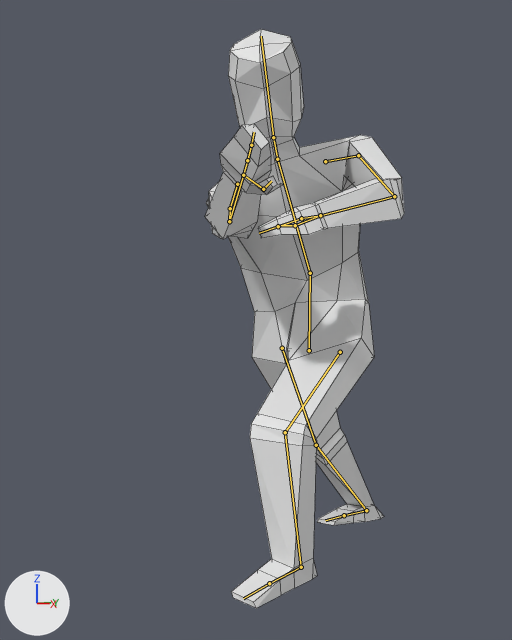
Renders of the Blender file MoodyPixel3D/Assets/Elements/Humanoid/humanoid.blend from each side of a commit.
Camera for both pictures: a 50 mm lens placed at (9.67, -10.32, 4.95), pointed at (0.0, -1.73, 4.47). Arrows for +X, +Y and +Z are at lower left; the lights stay in place. Both versions are drawn at frame 0 of the action 'PostAttack'; the numbers are the values there. The bones that bend it are drawn over the model as lines. Mesh edges are drawn as thin lines.

The first picture shows 'Dude'.
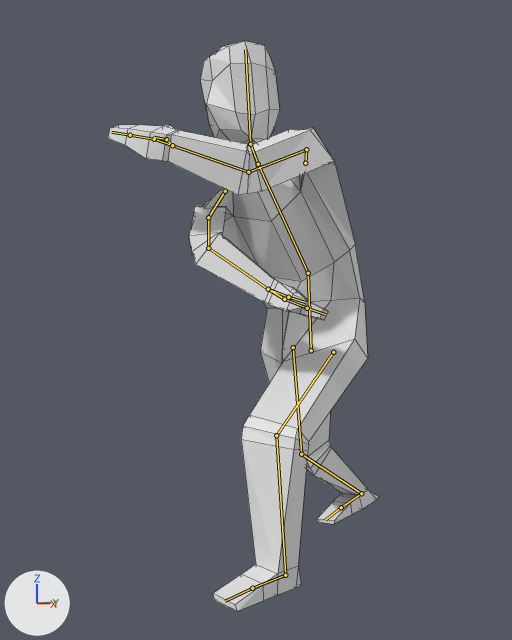
The change, as a diff of the scene's bpy script:
```diff
--- a/MoodyPixel3D/Assets/Elements/Humanoid/humanoid.blend.py
+++ b/MoodyPixel3D/Assets/Elements/Humanoid/humanoid.blend.py
@@ bone_hips @@
 bone_hips = bpy.data.objects['DudeArmature'].pose.bones['Hips']
-bone_hips.location = (0.14, -0.98, -0.09)
-bone_hips.rotation_euler = (0.0, 0.0873, 0.0)  # degrees (0, 5, 0)
+bone_hips.location = (0.09, -0.98, -0.06)
+bone_hips.rotation_euler = (0.0, -0.227, -0.0524)  # degrees (0, -13, -3)
@@ bone_torax @@
 bone_torax = bpy.data.objects['DudeArmature'].pose.bones['Torax']  # child of 'Hips'
-bone_torax.rotation_quaternion = (0.924, -0.108, 0.292, -0.222)  # degrees (-22, 29, -33)
+bone_torax.rotation_quaternion = (0.907, -0.128, 0.335, -0.215)  # degrees (-27, 34, -35)
@@ bone_head @@
 bone_head = bpy.data.objects['DudeArmature'].pose.bones['Head']  # child of 'Neck'
-bone_head.rotation_quaternion = (0.999, -0.032, 0.002, -0.006)  # degrees (-4, 0, -1)
+bone_head.rotation_quaternion = (0.932, 0.14, -0.259, 0.206)  # degrees (11, -33, 22)
@@ bone_arm_r @@
 bone_arm_r = bpy.data.objects['DudeArmature'].pose.bones['Arm.R']  # child of 'Torax'
-bone_arm_r.rotation_quaternion = (0.413, -0.325, -0.665, -0.531)  # degrees (-78, -117, 1)
+bone_arm_r.rotation_quaternion = (0.597, -0.093, -0.558, -0.414)  # degrees (59, -61, -107)
@@ bone_thumb1_r @@
 bone_thumb1_r = bpy.data.objects['DudeArmature'].pose.bones['Thumb1.R']  # child of 'Hand1.R'
-bone_thumb1_r.rotation_quaternion = (1.0, 0.0, 0.0, 0.0)  # degrees (0, 0, 0)
+bone_thumb1_r.rotation_quaternion = (0.97, -0.028, 0.01, 0.242)  # degrees (-3, 2, 28)
@@ bone_arm_l @@
 bone_arm_l = bpy.data.objects['DudeArmature'].pose.bones['Arm.L']  # child of 'Torax'
-bone_arm_l.rotation_quaternion = (1.0, 0.0, 0.0, 0.0)  # degrees (0, 0, 0)
+bone_arm_l.rotation_quaternion = (0.781, -0.259, -0.127, 0.551)  # degrees (-33, 5, 69)
@@ bone_handik_r @@
 bone_handik_r = bpy.data.objects['DudeArmature'].pose.bones['HandIK.R']
-bone_handik_r.location = (4.77, -7.78, 2.73)
-bone_handik_r.rotation_quaternion = (0.323, -0.484, 0.106, -0.807)  # degrees (-43, -45, -118)
+bone_handik_r.location = (2.8, -6.2, 4.48)
+bone_handik_r.rotation_quaternion = (0.213, 0.843, -0.281, -0.102)  # degrees (150, 3, -38)
@@ bone_legik_r @@
 bone_legik_r = bpy.data.objects['DudeArmature'].pose.bones['LegIK.R']
-bone_legik_r.location = (0.49, 2.28, -0.03)
-bone_legik_r.rotation_quaternion = (0.919, -0.394, 0.0, -0.019)  # degrees (-46, -1, -2)
+bone_legik_r.location = (0.31, 2.45, -0.17)
+bone_legik_r.rotation_quaternion = (0.958, -0.253, -0.021, 0.014)  # degrees (-30, -2, 2)
@@ bone_elbowik_r @@
 bone_elbowik_r = bpy.data.objects['DudeArmature'].pose.bones['ElbowIK.R']
-bone_elbowik_r.location = (-0.75, 1.41, 0.58)
-bone_elbowik_r.rotation_quaternion = (1.0, 0.0, 0.0, 0.0)  # degrees (0, 0, 0)
+bone_elbowik_r.location = (-0.28, -3.32, 1.74)
+bone_elbowik_r.rotation_quaternion = (0.724, 0.0, 0.0, -0.69)  # degrees (0, 0, -87)
@@ bone_legik_l @@
 bone_legik_l = bpy.data.objects['DudeArmature'].pose.bones['LegIK.L']
-bone_legik_l.location = (0.13, -1.9, -0.27)
-bone_legik_l.rotation_quaternion = (0.775, -0.631, 0.0, 0.031)  # degrees (-78, 2, 3)
+bone_legik_l.location = (0.06, -2.13, -0.26)
+bone_legik_l.rotation_quaternion = (0.745, -0.665, 0.0, 0.033)  # degrees (-84, 2, 3)
@@ bone_handik_l @@
 bone_handik_l = bpy.data.objects['DudeArmature'].pose.bones['HandIK.L']
-bone_handik_l.location = (-1.49, -1.15, 3.42)
-bone_handik_l.rotation_quaternion = (0.421, 0.129, 0.045, 0.897)  # degrees (11, -11, 129)
+bone_handik_l.location = (-3.26, -3.88, 1.21)
+bone_handik_l.rotation_quaternion = (0.342, 0.141, -0.217, 0.887)  # degrees (-19, -24, 142)
@@ bone_elbowik_l @@
 bone_elbowik_l = bpy.data.objects['DudeArmature'].pose.bones['ElbowIK.L']
-bone_elbowik_l.location = (1.19, 0.88, 1.48)
-bone_elbowik_l.rotation_quaternion = (1.0, 0.0, 0.0, 0.0)  # degrees (0, 0, 0)
+bone_elbowik_l.location = (-2.83, -3.11, 1.67)
+bone_elbowik_l.rotation_quaternion = (0.592, 0.0, 0.0, 0.806)  # degrees (0, 0, 107)
```

Boxes (x1, y1, x2, y2) around the edits, measured in the pictures (512 x 640 px):
'Dude', posed (36% wider): before (205, 29, 404, 608); after (108, 41, 379, 611)
bone 'Hips', root to tip: before (309, 350) to (310, 273); after (311, 350) to (308, 273)
bone 'Torax', root to tip: before (310, 273) to (277, 159); after (308, 273) to (258, 164)
bone 'Head', root to tip: before (273, 137) to (261, 36); after (250, 144) to (245, 49)
bone 'Arm.R', root to tip: before (237, 184) to (230, 208); after (225, 191) to (208, 217)
bone 'Thumb1.R', root to tip: before (243, 175) to (263, 189); after (268, 289) to (288, 297)
bone 'Arm.L', root to tip: before (325, 161) to (358, 155); after (305, 163) to (306, 149)
